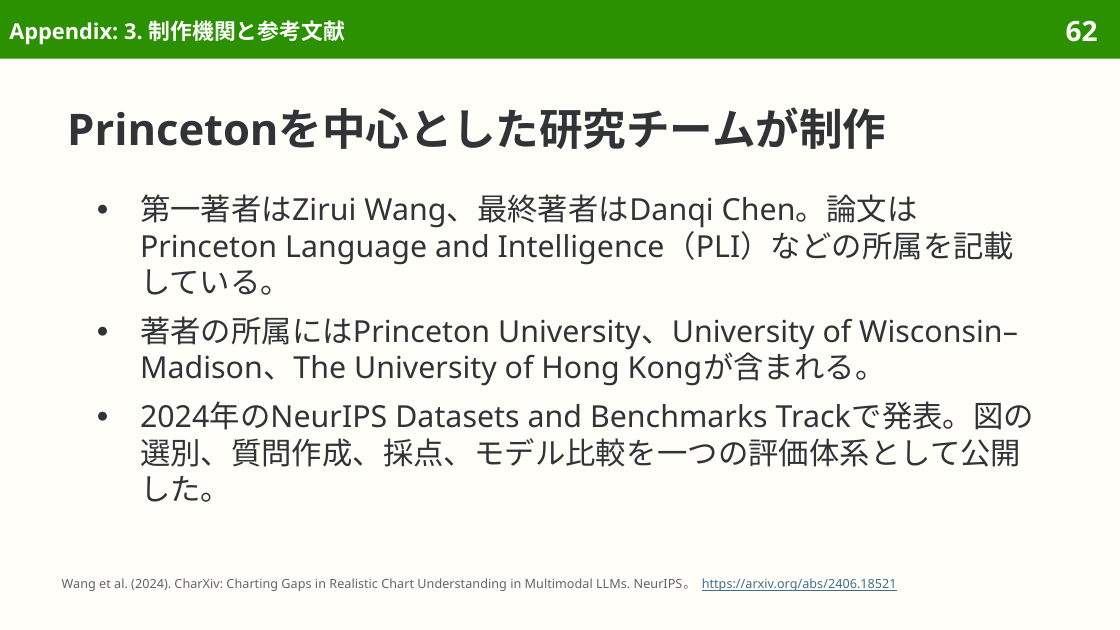
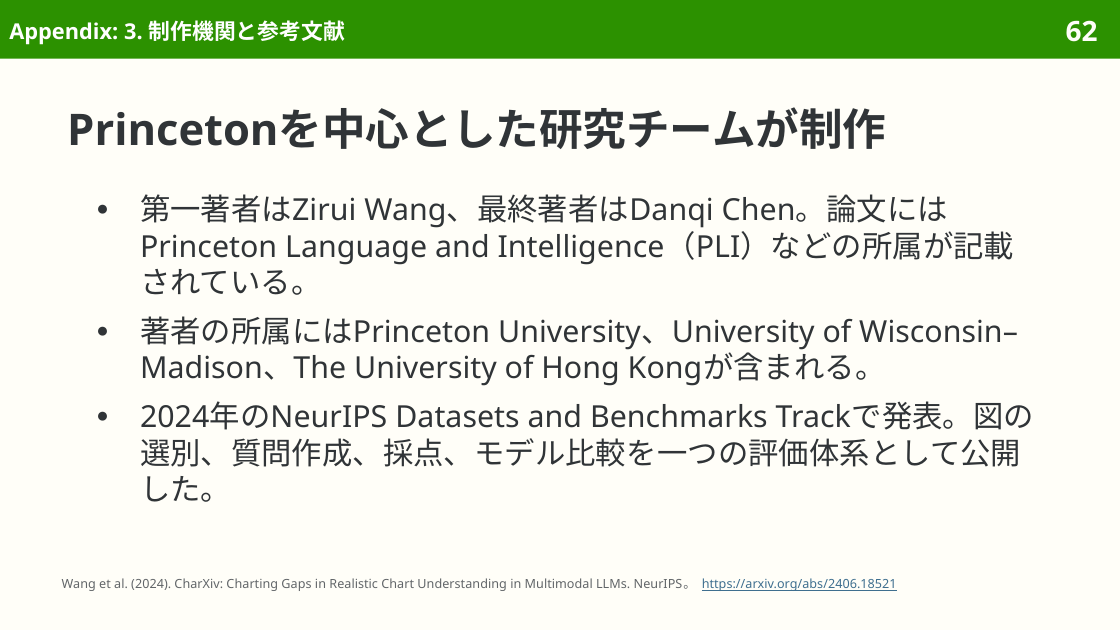
Before and after one commit to sasakiy84/datasets-in-10-minutes, a slide deck: slide 62 of slides/datasets-in-10-minutes-charxiv.pptx. Drawn at 1120x630 pixels with LibreOffice and Linux fonts; fonts in the diff are those of the drawing. Boxes give left, top, right and bottom in pixels: in the first picture for what was removed or moved away, otherwise in the second. Text is boxed around its words. In the diff, an @@ line names an element or a change of style, - is before the commit and + after.

```diff
--- a/slides/datasets-in-10-minutes-charxiv.pptx
+++ b/slides/datasets-in-10-minutes-charxiv.pptx
@@ text at (x1=140, y1=194, x2=1015, y2=295): text changed @@
-● 第一著者はZirui Wang、最終著者はDanqi Chen。論文はPrinceton Language and Intelligence（PLI）などの所属を記載している。
+● 第一著者はZirui Wang、最終著者はDanqi Chen。論文にはPrinceton Language and Intelligence（PLI）などの所属が記載されている。
```
Also in this commit, not shown: 21 other slides changed, 7 other files.
